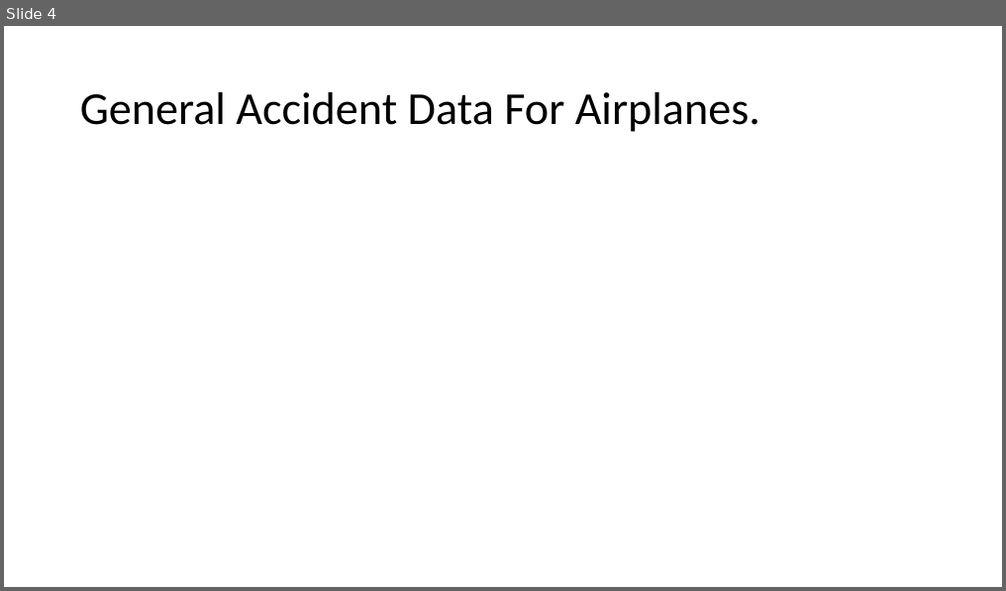
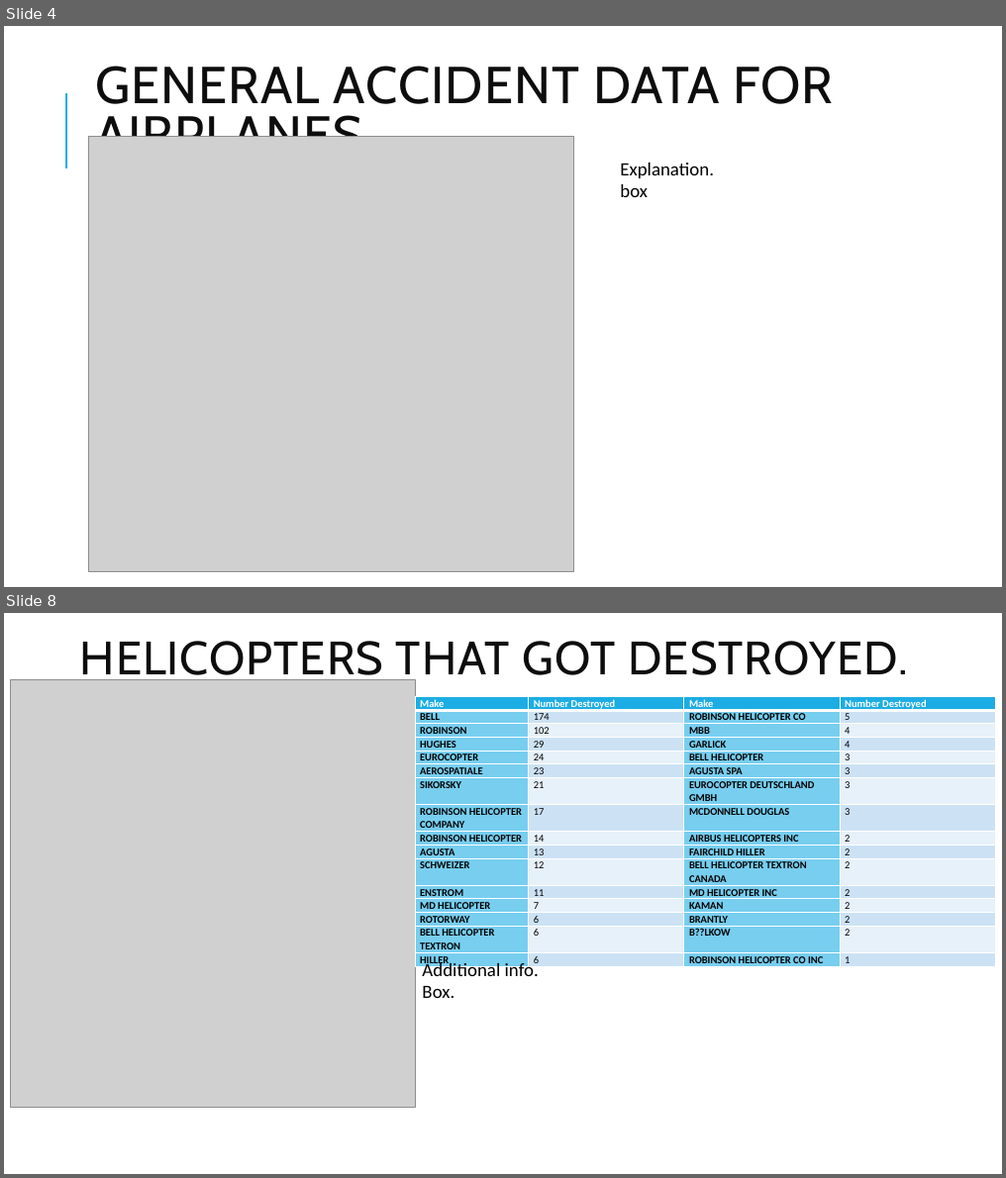
Before and after one commit to kdizz/dsc-phase-1-project-v3, a slide deck: CAPITAL INVESTMENTS LIMITED.pptx. Shown one above the other, each under a label of ours: slide 4 before the commit, slides 4 and 8 after it; the slides between them are not shown. The pictures are 1006x591 and 1006x1178 pixels, drawn with LibreOffice and Linux fonts; fonts in the diff are those of the drawing; grey boxes stand for pictures. Boxes give left, top, right and bottom in pixels: in the first picture for what was removed or moved away, otherwise in the second. Text is boxed around its words. In the diff, an @@ line names an element or a change of style, - is before the commit and + after.

```diff
--- a/CAPITAL INVESTMENTS LIMITED.pptx
+++ b/CAPITAL INVESTMENTS LIMITED.pptx
@@ slide 8 added at (4,613,1002,1174), background #FFFFFF; not listed: 1 template element that a slide beside it also shows @@
@@ title added at (80,641,908,685), 45 pt, text #0D0D0D @@
+HELICOPTERS THAT GOT DESTROYED.
@@ picture added at (11,679,415,1107) @@
@@ table added at (415,697,996,970), 16 rows, 4 columns @@
+Make | Number Destroyed | Make | Number Destroyed
+BELL | 174 | ROBINSON HELICOPTER CO | 5
+ROBINSON | 102 | MBB | 4
+HUGHES | 29 | GARLICK | 4
+EUROCOPTER | 24 | BELL HELICOPTER | 3
+AEROSPATIALE | 23 | AGUSTA SPA | 3
+SIKORSKY | 21 | EUROCOPTER DEUTSCHLAND GMBH | 3
+ROBINSON HELICOPTER COMPANY | 17 | MCDONNELL DOUGLAS | 3
+ROBINSON HELICOPTER | 14 | AIRBUS HELICOPTERS INC | 2
+AGUSTA | 13 | FAIRCHILD HILLER | 2
+SCHWEIZER | 12 | BELL HELICOPTER TEXTRON CANADA | 2
+ENSTROM | 11 | MD HELICOPTER INC | 2
+MD HELICOPTER | 7 | KAMAN | 2
+ROTORWAY | 6 | BRANTLY | 2
+BELL HELICOPTER TEXTRON | 6 | B??LKOW | 2
+HILLER | 6 | ROBINSON HELICOPTER CO INC | 1
@@ text added at (422,960,539,998), 18 pt, text #000000 @@
+Additional info.
+Box.
@@ slide 4 changed as well @@
@@ title at (95,66,833,137): text changed; size 44 to 50 pt; font Calibri to Cabin; text colour #000000 to #0D0D0D @@
-General Accident Data For Airplanes.
+GENERAL ACCIDENT DATA FOR AIRPLANES.
@@ line added from (66, 169) to (66, 93), #1CADE4 1.5 pt @@
@@ picture added at (88,136,573,572) @@
@@ text added at (620,163,714,197), 18 pt, text #000000 @@
+Explanation.
+box
```
Also in this commit, not shown: 3 other slides changed, 5 other slides added, 3 other files.
